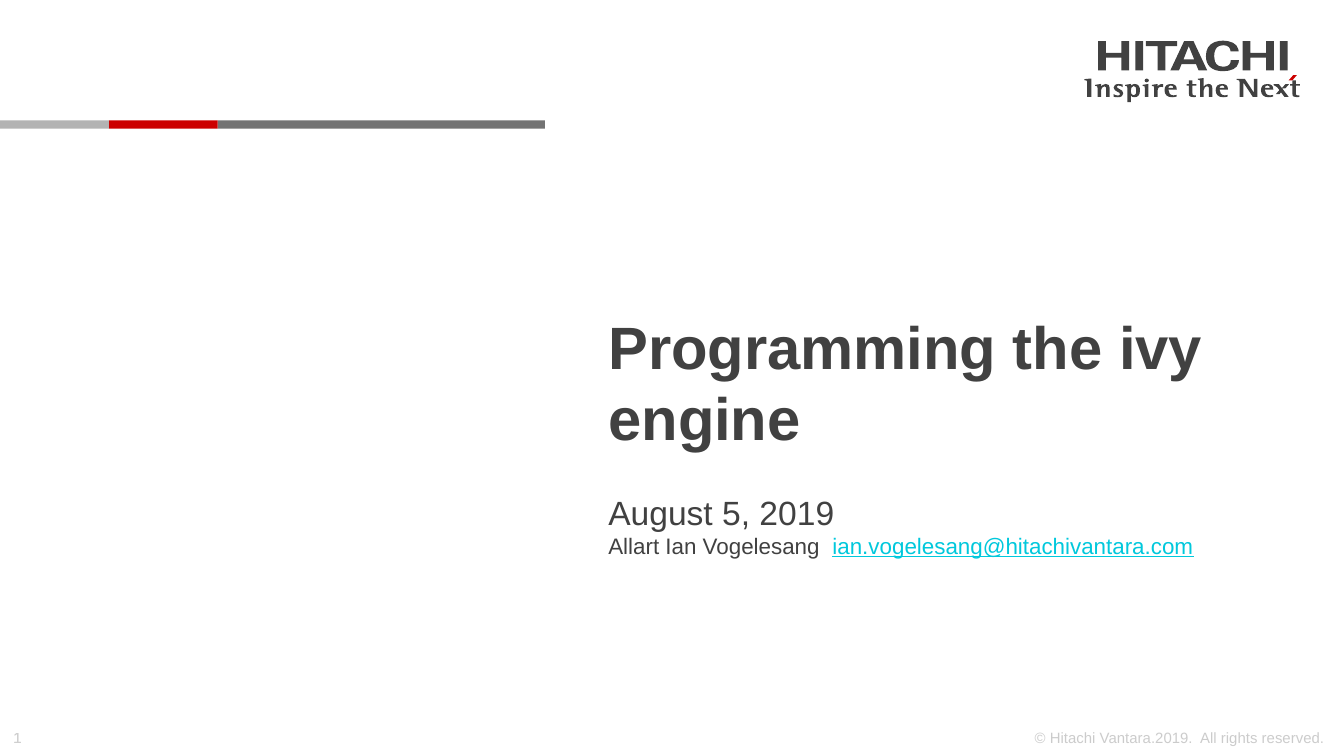
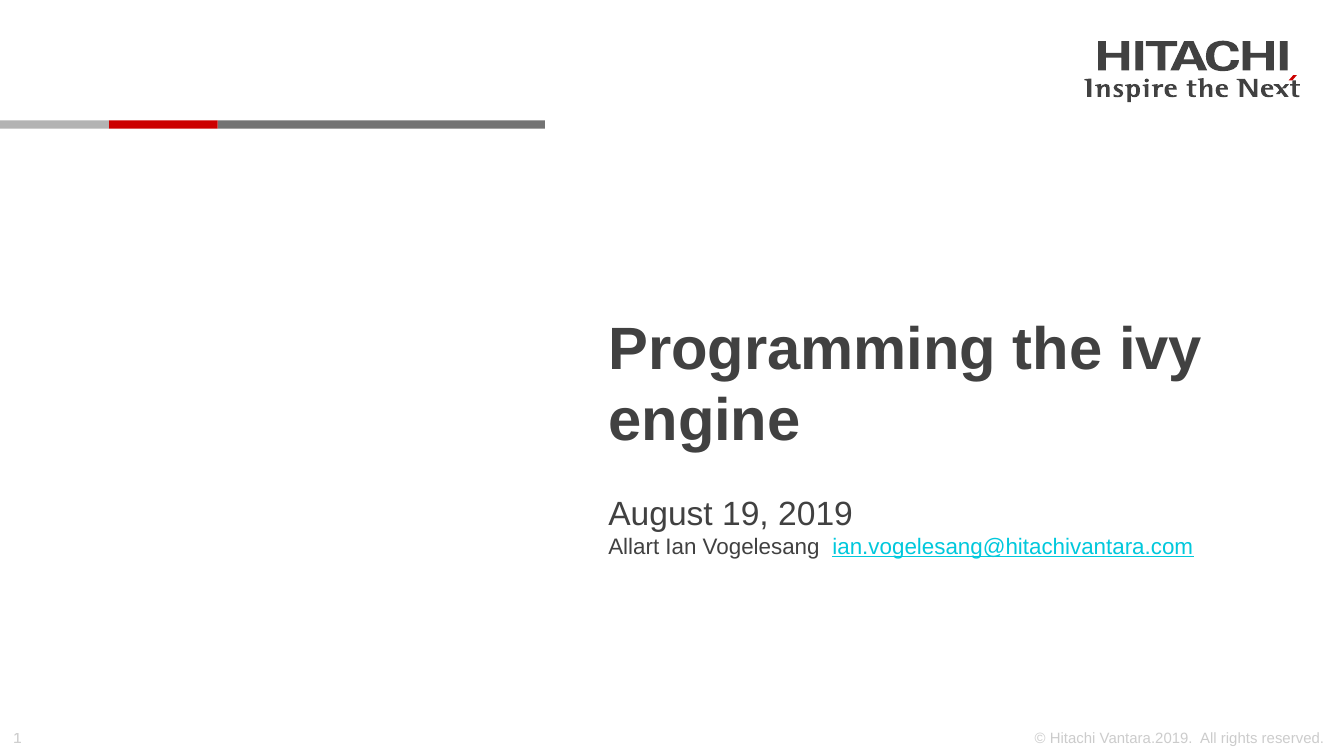
Before and after one commit to Hitachi-Data-Systems/ivy, a slide deck: slide 1 of doc/Programming the ivy engine.pptx. Drawn at 1344x756 pixels with LibreOffice and Linux fonts; fonts in the diff are those of the drawing; background and template pictures are left out. Boxes give left, top, right and bottom in pixels: in the first picture for what was removed or moved away, otherwise in the second. Text is boxed around its words. In the diff, an @@ line names an element or a change of style, - is before the commit and + after.

```diff
--- a/doc/Programming the ivy engine.pptx
+++ b/doc/Programming the ivy engine.pptx
@@ subtitle at [608, 501, 853, 531]: text changed @@
-August 5, 2019
+August 19, 2019
```
Also in this commit, not shown: 2 other slides changed, 19 other files.
